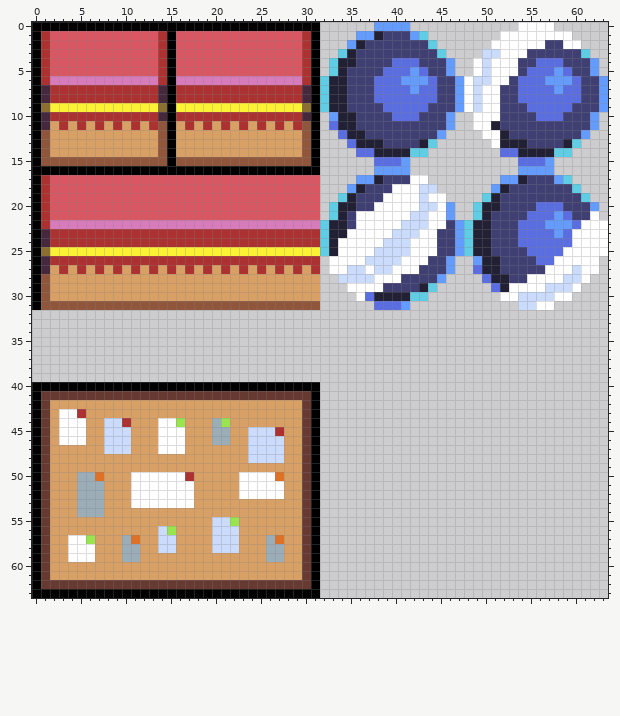
A pixel-art file gets an edit: Assets/Sprites/PlaceholderObjects.aseprite. The first picture shows the starting point.
64x64 pixels, 1 frame.
The result:
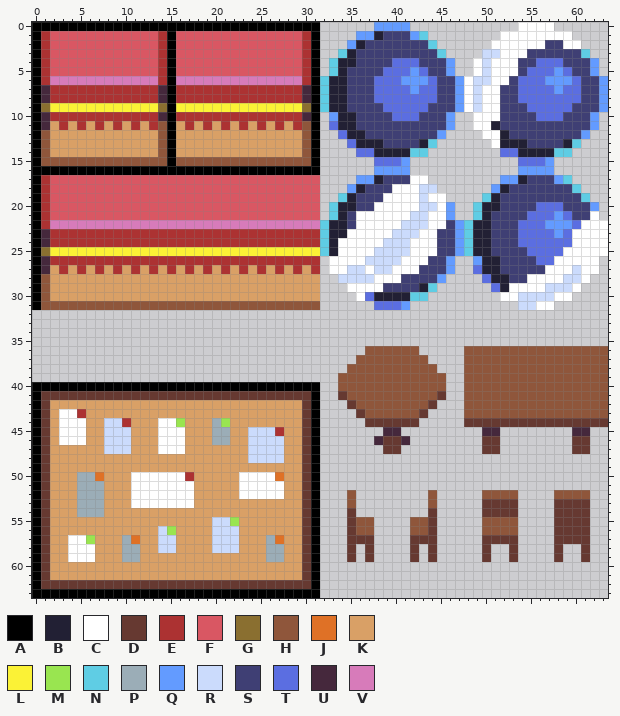
Palette (. is transparent): A #000000  B #222034  C #ffffff  D #663931  E #ac3232  F #d95763  G #8a6f30  H #8f563b  J #df7126  K #d9a066  L #fbf236  M #99e550  N #5fcde4  P #9badb7  Q #639bff  R #cbdbfc  S #3f3f74  T #5b6ee1  U #45283c  V #d77bba
Edits made:
There is now colour D in row 41 at x 34 and 45; in row 42 at x 35 and 44; in row 43 at x 36 and 43; in row 44 at x 37 to 42 and 48 to 63; in rows 46 to 47 at x 39 to 40, 50 to 51 and 60 to 61; in row 53 at x 50 to 53 and 58 to 61.
There is now colour D in row 54 at x 35, 44, 50 to 53 and 58 to 61; in rows 55 to 56 at x 35, 44 and 58 to 61; in row 57 at x 35 to 37, 42 to 44, 50 to 53 and 58 to 61; in rows 58 to 59 at x 35, 37, 42, 44, 50, 53, 58 and 61.
There is now colour H in row 36 at x 37 to 42 and 48 to 63; in row 37 at x 36 to 43 and 48 to 63; in row 38 at x 35 to 44 and 48 to 63; in rows 39 to 40 at x 34 to 45 and 48 to 63; in row 41 at x 35 to 44 and 48 to 63; in row 42 at x 36 to 43 and 48 to 63.
There is now colour H in row 43 at x 37 to 42 and 48 to 63; in row 52 at x 35, 44, 50 to 53 and 58 to 61; in row 53 at x 35 and 44; in rows 55 to 56 at x 36 to 37, 42 to 43 and 50 to 53.
There is now colour U in row 45 at x 39 to 40, 50 to 51 and 60 to 61; in row 46 at x 38 and 41.
